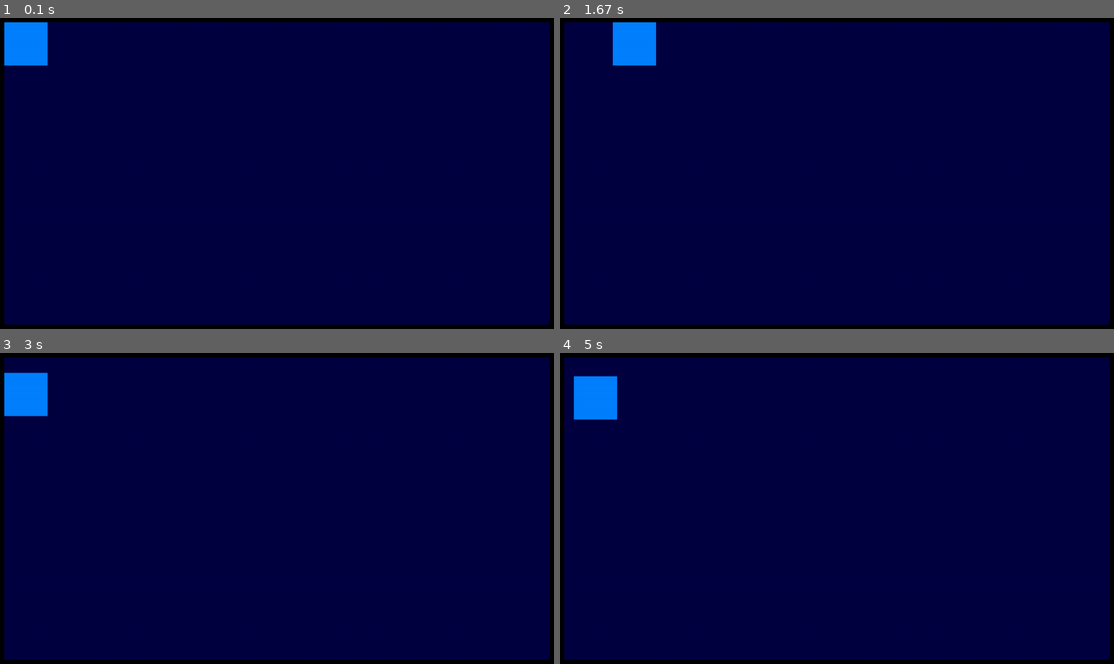
Above: before the commit, frames 1-4 (two rows, left to right).
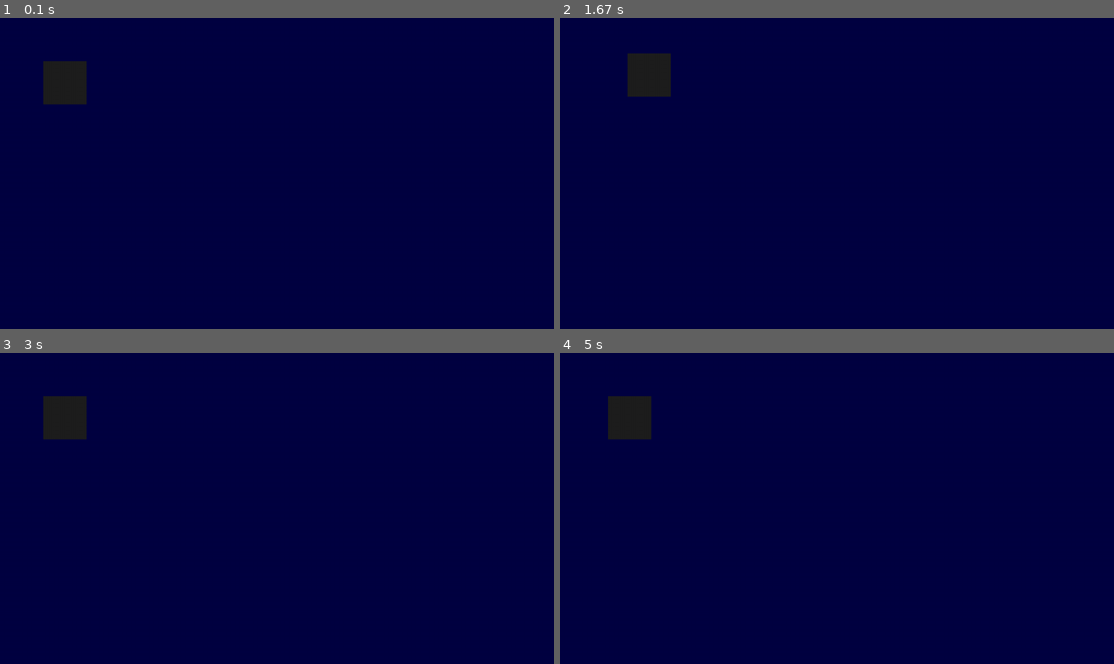
Above: after the commit, the same moments.

Repository: Fabianshrewd/Projects
Game: pygame game, started from Pygame/1.Test/test.py
Two runs of this game, one before a commit and one after it. Both use one fixed random seed, a clock stepped at 60 frames per second and the inputs below.
Inputs:
- Up to frame 1 (0.1 s): no input
- Up to frame 2 (1.67 s): hold D 0.33-0.8 s; hold W 0.83-1.13 s; hold D 1.17-1.63 s
- Up to frame 3 (3 s): hold A 1.67-2.2 s; hold S 2.23-2.53 s; hold A 2.57-2.97 s
- Up to frame 4 (5 s): hold W 3-3.37 s; hold D 3.4-4.03 s; hold S 4.07-4.43 s; hold A 4.47-4.93 s; hold D from 4.97 s (still down)

The runs differ from the first frame. In frame 1, 6.4% of the frame differs, in the area x 0-100%, y 0-100%; in frame 2, 6.3%; in frame 3, 6.4%; in frame 4, 6.3%.

Commit message:
Updated the Creature System

Diff:
--- a/Pygame/1.Test/test.py
+++ b/Pygame/1.Test/test.py
@@ -1,19 +1,40 @@
 import pygame
 
-#classe
-#enemie
-class Creature:
+#class
+#Creature
+class Creature():
     pos_x = int(0)
     pos_y = int(0)
+    size_x = int(0)
+    size_y = int(0)
+    color = (50, 50, 50)
+
+    #init
+    def __init__(self, x, y, x2, y2, c):
+        self.pos_x = x
+        self.pos_y = y
+        self.size_x = x2
+        self.size_y = y2
+        self.color = c
+
+    #Movement by Command
+    def movement_display(self, screen):
+        Rectangle(screen, self.color, self.pos_x, self.pos_y, self.size_x, self.size_y)
+
+    def movement_keys(self, key):
+        if key == "w":
+            self.pos_y -= 0.5
+        if key == "s":
+            self.pos_y += 0.5
+        if key == "d":
+            self.pos_x += 0.5
+        if key == "a":
+            self.pos_x -= 0.5
 
 #functions
 #function draw rectangle
 def Rectangle(screen, color, pos_x, pos_y, size_x, size_y):
     pygame.draw.rect(screen, color, pygame.Rect(pos_x, pos_y, size_x, size_y))
-
-#function for the collider
-def Collider():
-    x = 1
 
 #Main Program
 #Start pygame
@@ -21,8 +42,9 @@
 screen = pygame.display.set_mode((1280, 720))
 done = False
 clock = pygame.time.Clock()
-movement_x = int(10)
-movement_y = int(10)
+
+#Create an player
+player = Creature(100, 100, 100, 100, (30, 30, 30, 30))
 
 #Check if Pygame should be closed
 while not done:
@@ -34,37 +56,22 @@
     #Refill the screen
     screen.fill((1, 0, 66))
 
-    #Build a border
-    color_black = (0, 0 , 0)
-    Rectangle(screen, color_black, 0, 0, 1280, 10)
-    Rectangle(screen, color_black, 0, 0, 10, 720)
-    Rectangle(screen, color_black, 0, 710, 1280, 10)
-    Rectangle(screen, color_black, 1270, 0, 10, 720)
+    #Show the character and check for movement
+    player.movement_display(screen)
 
-    #Collider
-
-
-    #Draw an rectangle
-    color = (0, 128, 255)
-    Rectangle(screen, color, movement_x, movement_y, 100, 100)
-
-    #Movement on Key
     pressed = pygame.key.get_pressed()
+    if pressed[pygame.K_w]:
+        player.movement_keys("w")
+    if pressed[pygame.K_s]:
+        player.movement_keys("s")
+    if pressed[pygame.K_a]:
+        player.movement_keys("a")
     if pressed[pygame.K_d]:
-        if movement_x < 1170:
-            movement_x += 1
-    if pressed[pygame.K_a]:
-        if movement_x > 10:
-            movement_x -= 1
-    if pressed[pygame.K_s]:
-        if movement_y < 610:
-            movement_y += 1
-    if pressed[pygame.K_w]:
-        if movement_y > 10:
-            movement_y -= 1
+        player.movement_keys("d")
 
     #Make a clock so it runs slower
     clock.tick(1000)
 
     #Update the window
     pygame.display.flip()
+    pygame.event.pump()
